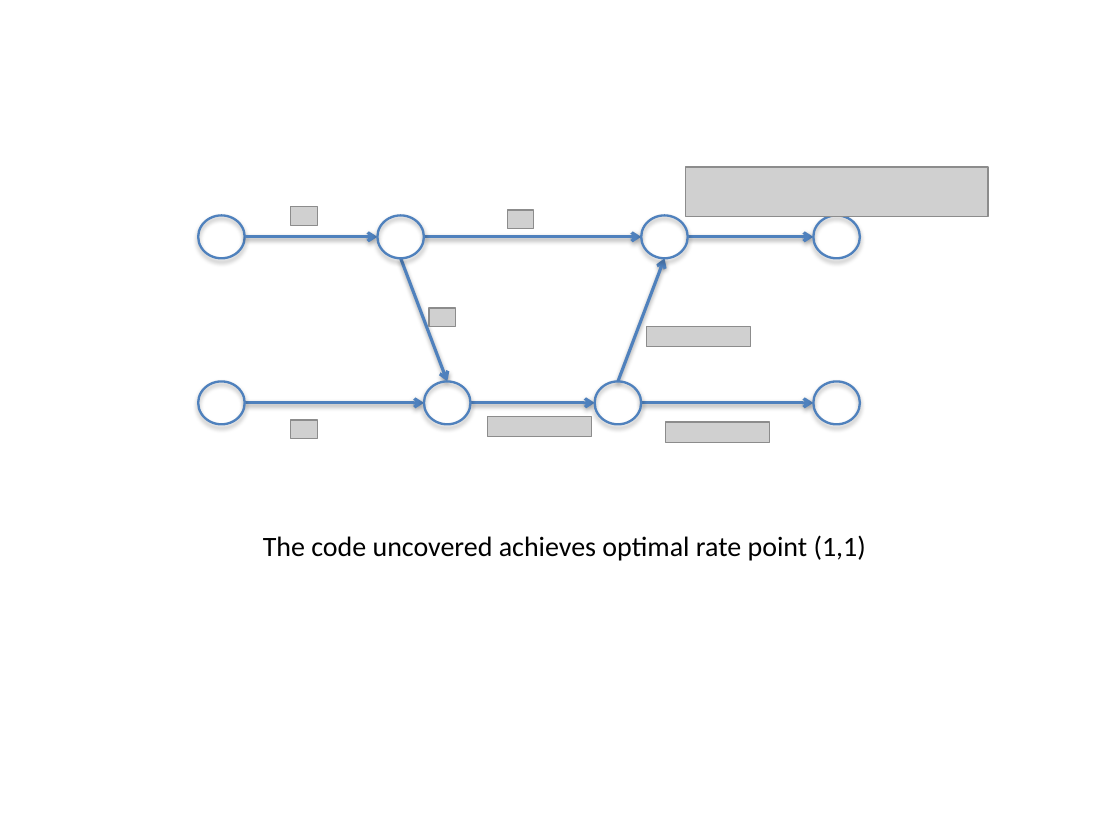
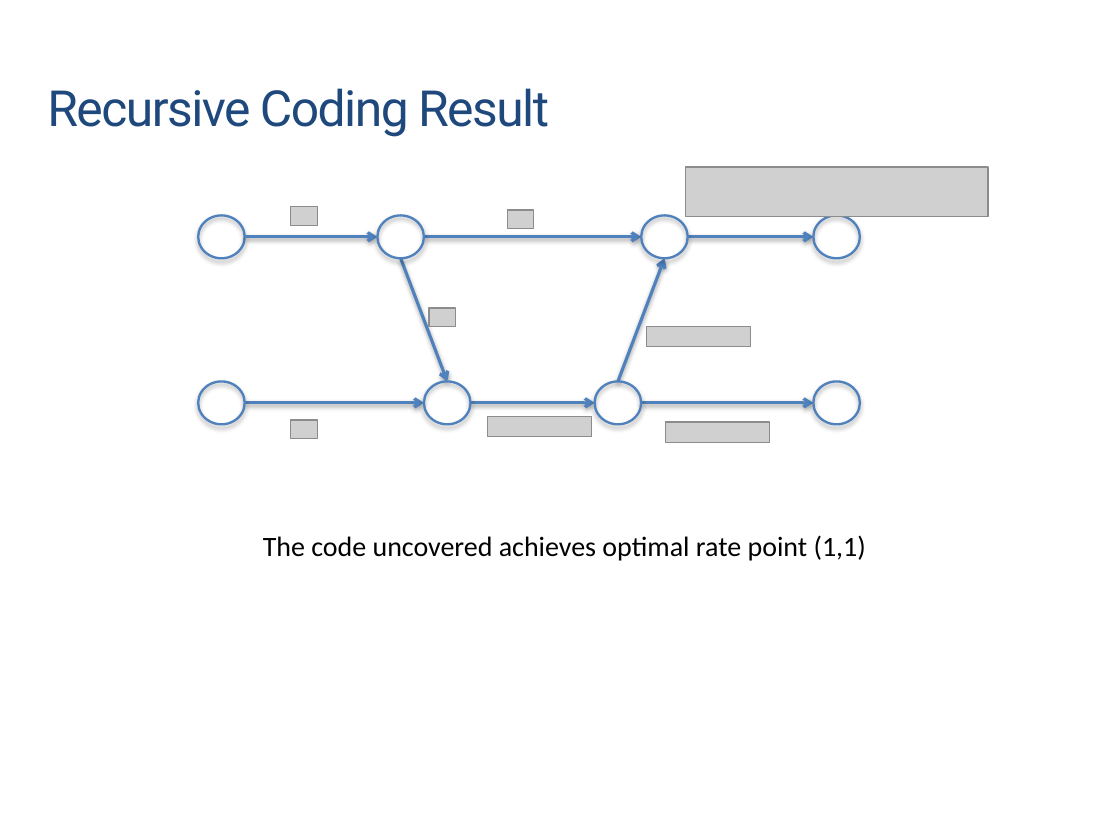
Before and after one commit to weifei/tuz, a slide deck: slide 63 of ExampleSlides.pptx (slide 28 before the commit). Drawn at 1120x840 pixels with LibreOffice and Linux fonts; fonts in the diff are those of the drawing; grey boxes stand for pictures. Boxes give left, top, right and bottom in pixels: in the first picture for what was removed or moved away, otherwise in the second. Text is boxed around its words. In the diff, an @@ line names an element or a change of style, - is before the commit and + after.

Commit message:
update

```diff
--- a/ExampleSlides.pptx
+++ b/ExampleSlides.pptx
@@ text added at (47,88,549,137), 32 pt, text #1F497D @@
+Recursive Coding Result
```
Also in this commit, not shown: 35 slides added.
